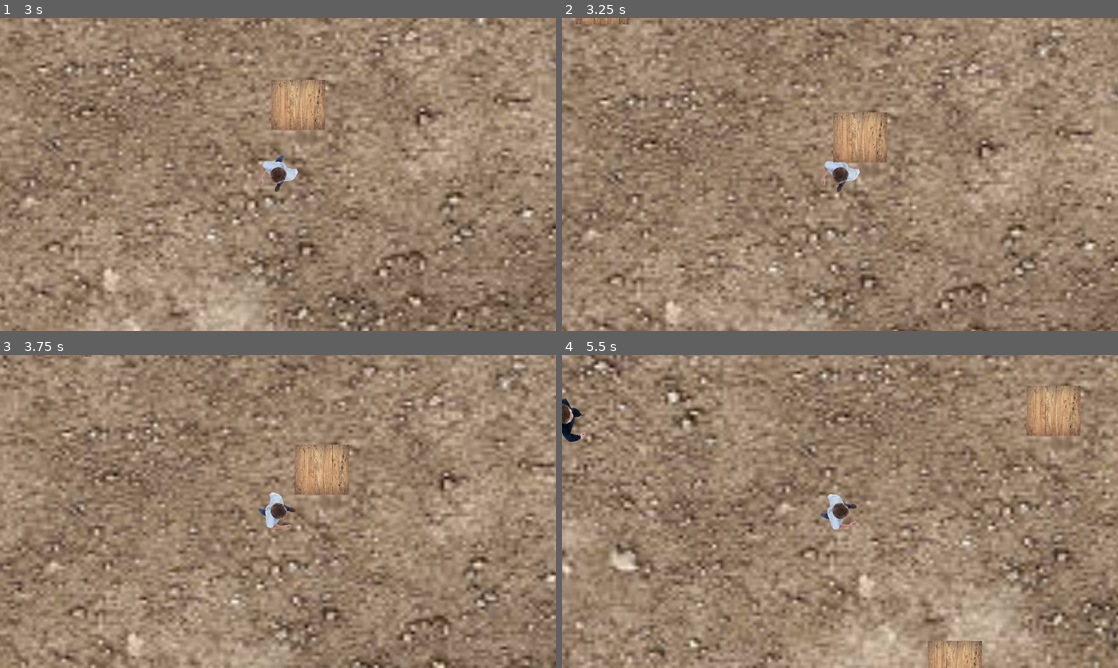
Above: before the commit, frames 1-4 (two rows, left to right).
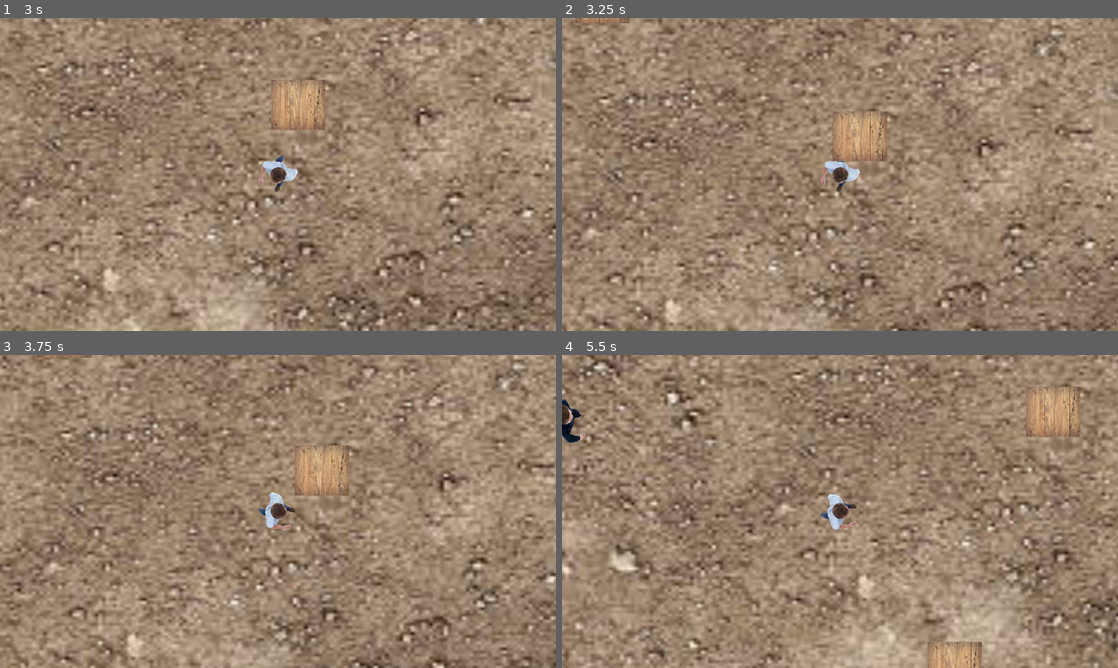
Above: after the commit, the same moments.

Repository: elijoh75/ElijahJohnsonShooter
Game: Godot game, scene res://Scenes/world.tscn
Same seed, same stepped clock (60 frames per second), same inputs: the game is played once before the commit and once after it.
Inputs (mouse positions are in pixels of both pictures, inside the frame that each line leads up to):
- Up to frame 1 (3 s): move the mouse to (400, 158) at 0.52 s; hold D (move_right) 0.53-1.28 s; move the mouse to (166, 190) at 1.27 s; hold S (move_down) 1.28-2.03 s; move the mouse to (333, 105) at 2.02 s; hold D (move_right) 2.03-2.78 s; move the mouse to (250, 237) at 2.77 s; hold W (move_up) from 2.78 s (still down)
- Up to frame 2 (3.25 s): keep holding W (move_up)
- Up to frame 3 (3.75 s): move the mouse to (444, 558) at 3.52 s; release W (move_up) at 3.53 s; hold A (move_left) from 3.53 s (still down)
- Up to frame 4 (5.5 s): move the mouse to (673, 464) at 4.27 s; move the mouse to (867, 511) at 5.02 s; release A (move_left) at 5.03 s; hold S (move_down) from 5.03 s (still down)

Frame 1 is identical in both runs. In frame 2, 3.8% of the frame differs, in the area x 0-100%, y 0-100%; in frame 3, 1.1%; in frame 4, 1.4%.

Commit message:
0.32unstable

Diff:
--- a/elijah-top-down-shooter/Scenes/Enemy.tscn
+++ b/elijah-top-down-shooter/Scenes/Enemy.tscn
@@ -1,6 +1,7 @@
 [gd_scene format=3 uid="uid://bec6ymkxpkxge"]
 
 [ext_resource type="Texture2D" uid="uid://ccmdniqo67kbv" path="res://Assets/evilManClear.png" id="1_m1htj"]
+[ext_resource type="Script" uid="uid://cpbhy5l6hfm1i" path="res://Scripts/enemy.gd" id="1_wovta"]
 
 [sub_resource type="CapsuleShape2D" id="CapsuleShape2D_m1htj"]
 radius = 6.2243767
@@ -9,6 +10,7 @@
 [node name="Enemy" type="CharacterBody2D" unique_id=2087543822]
 collision_layer = 8
 collision_mask = 9
+script = ExtResource("1_wovta")
 
 [node name="Sprite2D" type="Sprite2D" parent="." unique_id=1071129587]
 position = Vector2(-56.295227, -30)
--- a/elijah-top-down-shooter/Scenes/player.tscn
+++ b/elijah-top-down-shooter/Scenes/player.tscn
@@ -17,7 +17,7 @@
 position = Vector2(6.000001, -22)
 scale = Vector2(0.038488533, 0.039249055)
 collision_layer = 2
-collision_mask = 25
+collision_mask = 17
 script = ExtResource("1_v0iea")
 
 [node name="Body" type="Sprite2D" parent="." unique_id=1082336743]
@@ -31,7 +31,7 @@
 texture = SubResource("PlaceholderTexture2D_6t5aa")
 
 [node name="CollisionShape2D" type="CollisionShape2D" parent="." unique_id=32955550]
-position = Vector2(9.215942, 28.565033)
+position = Vector2(-94.711296, 105)
 shape = SubResource("CapsuleShape2D_vgqql")
 
 [node name="Camera2D" type="Camera2D" parent="." unique_id=1141855836]
@@ -43,7 +43,10 @@
 collision_mask = 8
 
 [node name="CollisionShape2D" type="CollisionShape2D" parent="HitBox" unique_id=344406211]
-position = Vector2(2.670288e-05, -1.5258789e-05)
+position = Vector2(-103.927216, 76.43495)
 shape = SubResource("CapsuleShape2D_cvnsp")
 
+[node name="CameraRemoteTransform2D" type="RemoteTransform2D" parent="." unique_id=1137586455]
+position = Vector2(0.00012207031, 25.478333)
+
 [connection signal="body_entered" from="HitBox" to="." method="_on_hit_box_body_entered"]
--- a/elijah-top-down-shooter/Scenes/world.tscn
+++ b/elijah-top-down-shooter/Scenes/world.tscn
@@ -1,6 +1,7 @@
 [gd_scene format=3 uid="uid://b4yaow05i0p8f"]
 
 [ext_resource type="Texture2D" uid="uid://bpirci3m0scyp" path="res://Assets/Dirt2.jpg" id="1_a02cp"]
+[ext_resource type="Script" uid="uid://b2uuh4l1hhqr3" path="res://Scripts/world.gd" id="1_fo5ed"]
 [ext_resource type="PackedScene" uid="uid://vwcpmlx4f5mh" path="res://Scenes/player.tscn" id="1_go701"]
 [ext_resource type="PackedScene" uid="uid://boflvx7ew2c07" path="res://Scenes/box.tscn" id="2_5a7ea"]
 [ext_resource type="PackedScene" uid="uid://bec6ymkxpkxge" path="res://Scenes/Enemy.tscn" id="4_8j60k"]
@@ -8,6 +9,7 @@
 [sub_resource type="QuadMesh" id="QuadMesh_y32ns"]
 
 [node name="World" type="Node2D" unique_id=564917735]
+script = ExtResource("1_fo5ed")
 
 [node name="MeshInstance2D" type="MeshInstance2D" parent="." unique_id=1485252190]
 position = Vector2(522.2499, 302.74994)
@@ -39,3 +41,5 @@
 
 [node name="Enemy" parent="." unique_id=2087543822 instance=ExtResource("4_8j60k")]
 position = Vector2(-205, 557)
+
+[node name="MainCamera" type="Camera2D" parent="." unique_id=157449977]
--- /dev/null
+++ b/elijah-top-down-shooter/Scripts/enemy.gd
@@ -0,0 +1,2 @@
+extends CharacterBody2D
+class_name Enemy
--- a/elijah-top-down-shooter/Scripts/player.gd
+++ b/elijah-top-down-shooter/Scripts/player.gd
@@ -1,4 +1,8 @@
 extends CharacterBody2D
+
+signal died
+
+@onready var camera_remote_transform = $CameraRemoteTransform
 
 var speed = 300.0
 
@@ -21,4 +25,6 @@
 
 
 func _on_hit_box_body_entered(body: Node2D) -> void:
-	print("touched playera")
+	if body is Enemy:
+		died.emit()
+		queue_free()
--- /dev/null
+++ b/elijah-top-down-shooter/Scripts/world.gd
@@ -0,0 +1,18 @@
+extends Node2D
+
+@onready var player = $Player
+@onready var main_camera = $MainCamera
+@onready var camera_remote_transform = $RemoteTransform2D # Or 2D
+
+func _ready() -> void:
+	player.died.connect(_on_player_died)
+	if player and player.camera_remote_transform:
+		player.camera_remote_transform.remote_path = main_camera.get_path()
+	else:
+		print("Error: Player or RemoteTransform node is missing!")
+	#player.camera_remote_transform.remote_path=main_camera.get_path()
+
+
+func _on_player_died():
+	print("game over")
+	get_tree().create_timer(3).timeout.connect(get_tree().reload_current_scene)
Not shown, added: elijah-top-down-shooter/Scripts/enemy.gd.uid
Not shown, added: elijah-top-down-shooter/Scripts/world.gd.uid
